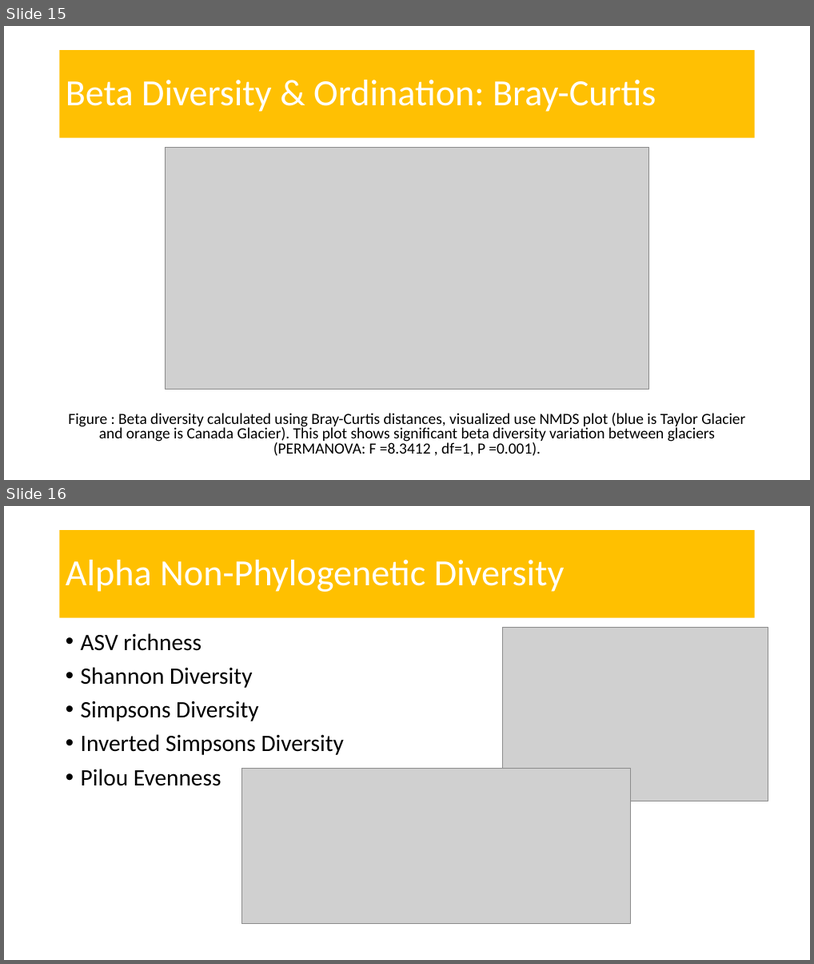
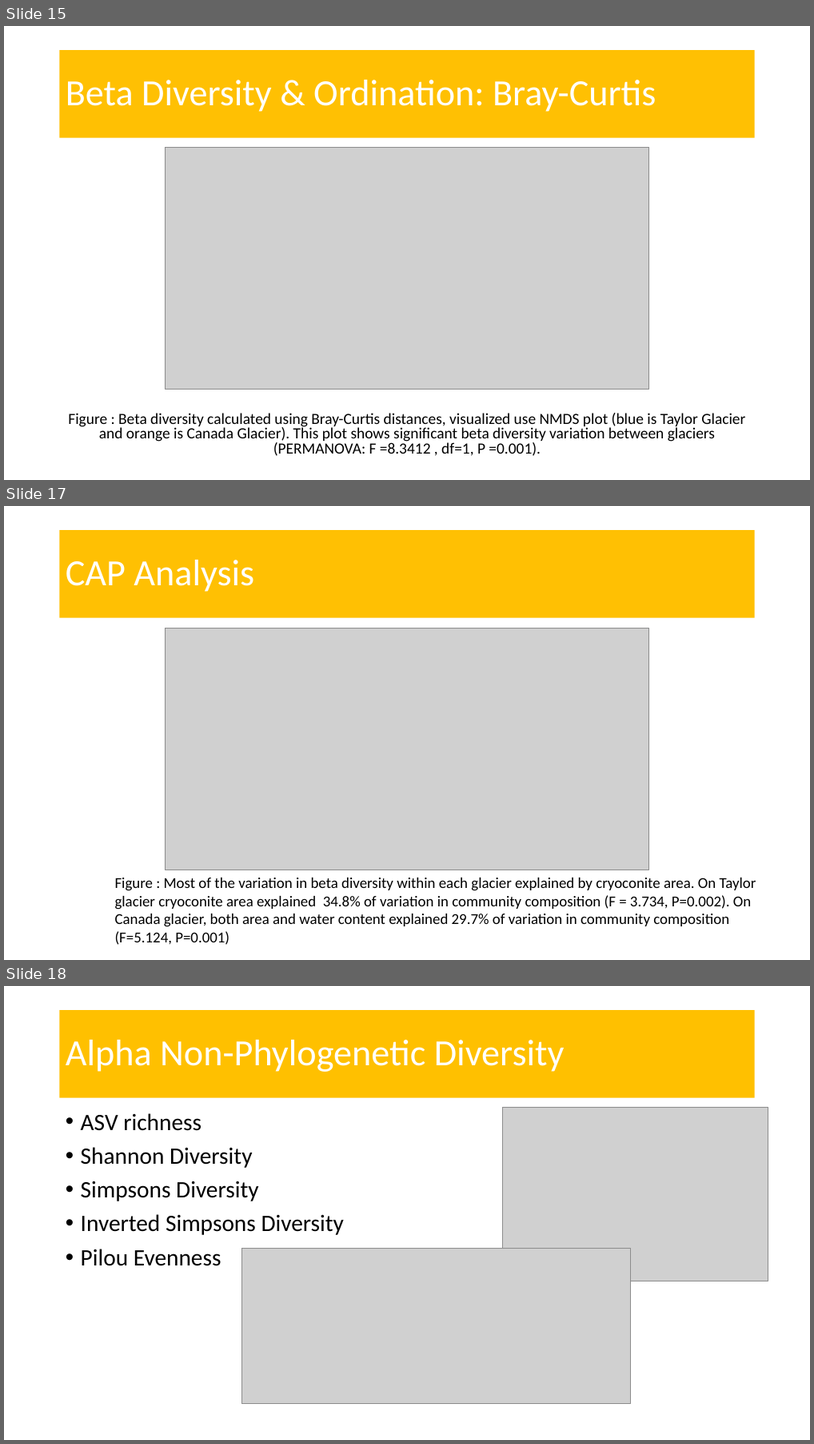
Before and after one commit to amysolman/PhD, a slide deck: Projects/Chapter1/community-assembly.pptx. Shown one above the other, each under a label of ours: slides 15 and 16 before the commit, slides 15, 17 and 18 after it; the slides between them are not shown. The pictures are 814x964 and 814x1444 pixels, drawn with LibreOffice and Linux fonts; fonts in the diff are those of the drawing; grey boxes stand for pictures. Boxes give left, top, right and bottom in pixels: in the first picture for what was removed or moved away, otherwise in the second. Text is boxed around its words. In the diff, an @@ line names an element or a change of style, - is before the commit and + after.

Commit message:
CAP analysis

```diff
--- a/Projects/Chapter1/community-assembly.pptx
+++ b/Projects/Chapter1/community-assembly.pptx
@@ slide 17 added at <box>4,506,810,960</box>, background #FFFFFF @@
@@ title added at <box>60,530,755,618</box>, fill #FFC003, 44 pt, text #FFFFFF @@
+CAP Analysis
@@ picture added at <box>166,628,650,870</box> @@
@@ text added at <box>115,877,757,944</box>, 18 pt, text #000000 @@
+Figure : Most of the variation in beta diversity within each glacier explained by cryoconite area. On Taylor glacier cryoconite area explained 34.8% of variation in community composition (F = 3.734, P=0.002). On Canada glacier, both area and water content explained 29.7% of variation in community composition (F=5.124, P=0.001)
@@ what was slide 16 is now slide 18 @@
```
Also in this commit, not shown: 1 other slide added, 13 other files.
